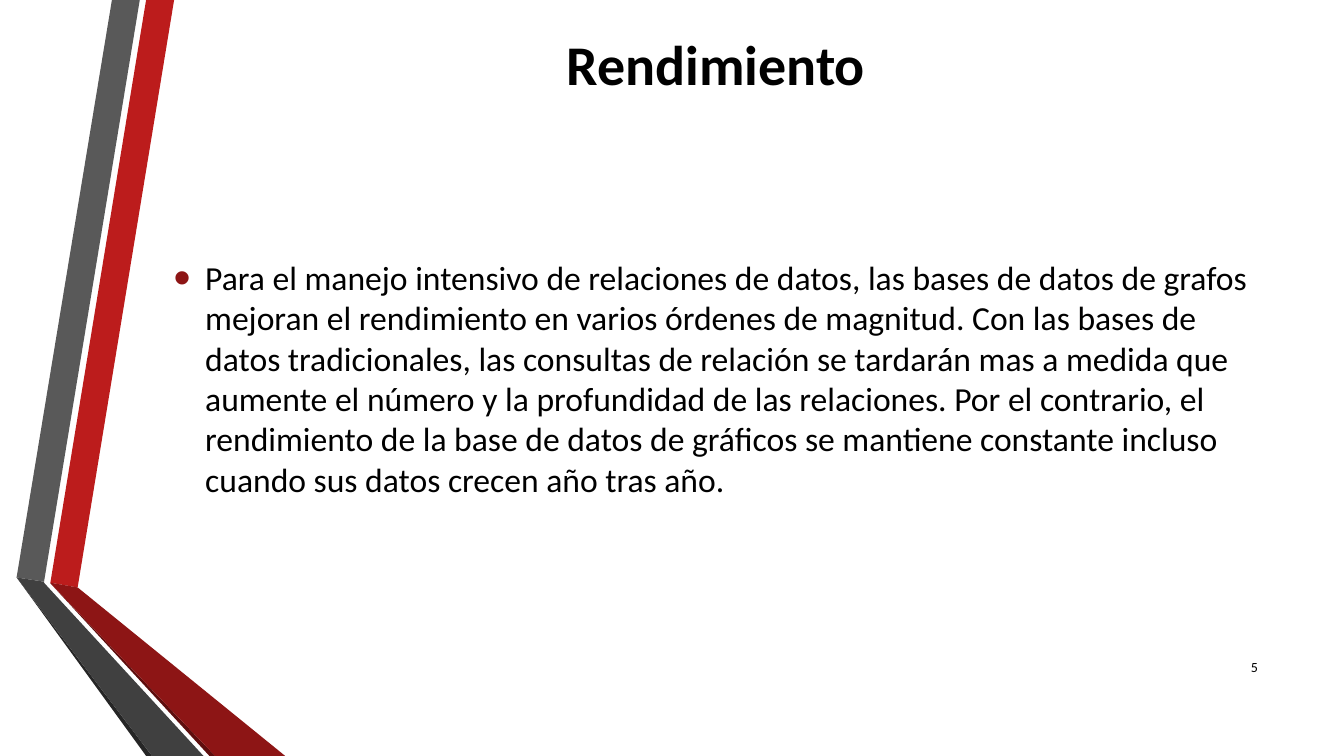
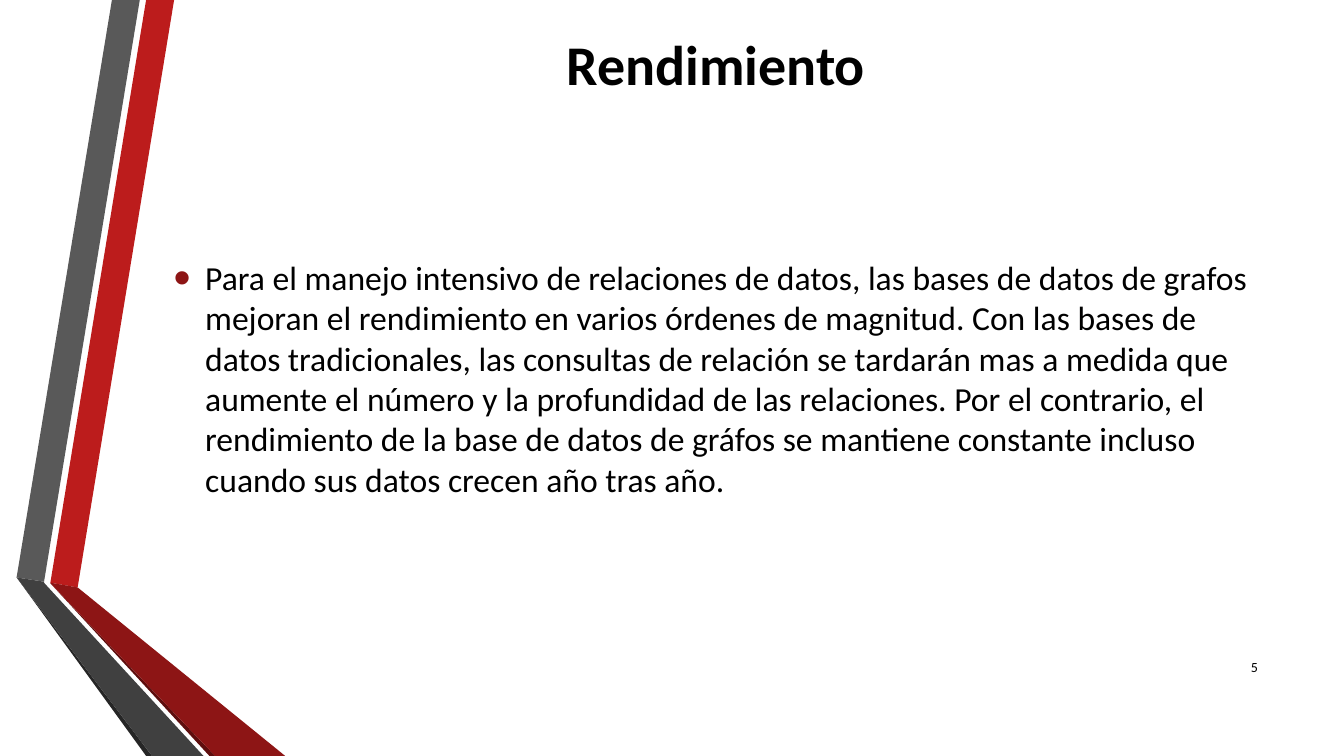
Before and after one commit to liobouchan/Neo4JToDoAWorkShop, a slide deck: slide 5 of Slides/1. Neo4j Intro.pptx. Drawn at 1344x756 pixels with LibreOffice and Linux fonts; fonts in the diff are those of the drawing; background and template pictures are left out. Boxes give left, top, right and bottom in pixels: in the first picture for what was removed or moved away, otherwise in the second. Text is boxed around its words. In the diff, an @@ line names an element or a change of style, - is before the commit and + after.

```diff
--- a/Slides/1. Neo4j Intro.pptx
+++ b/Slides/1. Neo4j Intro.pptx
@@ text at (205,266,1247,493): text changed @@
-• Para el manejo intensivo de relaciones de datos, las bases de datos de grafos mejoran el rendimiento en varios órdenes de magnitud. Con las bases de datos tradicionales, las consultas de relación se tardarán mas a medida que aumente el número y la profundidad de las relaciones. Por el contrario, el rendimiento de la base de datos de gráficos se mantiene constante incluso cuando sus datos crecen año tras año.
+• Para el manejo intensivo de relaciones de datos, las bases de datos de grafos mejoran el rendimiento en varios órdenes de magnitud. Con las bases de datos tradicionales, las consultas de relación se tardarán mas a medida que aumente el número y la profundidad de las relaciones. Por el contrario, el rendimiento de la base de datos de gráfos se mantiene constante incluso cuando sus datos crecen año tras año.
```
Also in this commit, not shown: 7 other slides changed.
